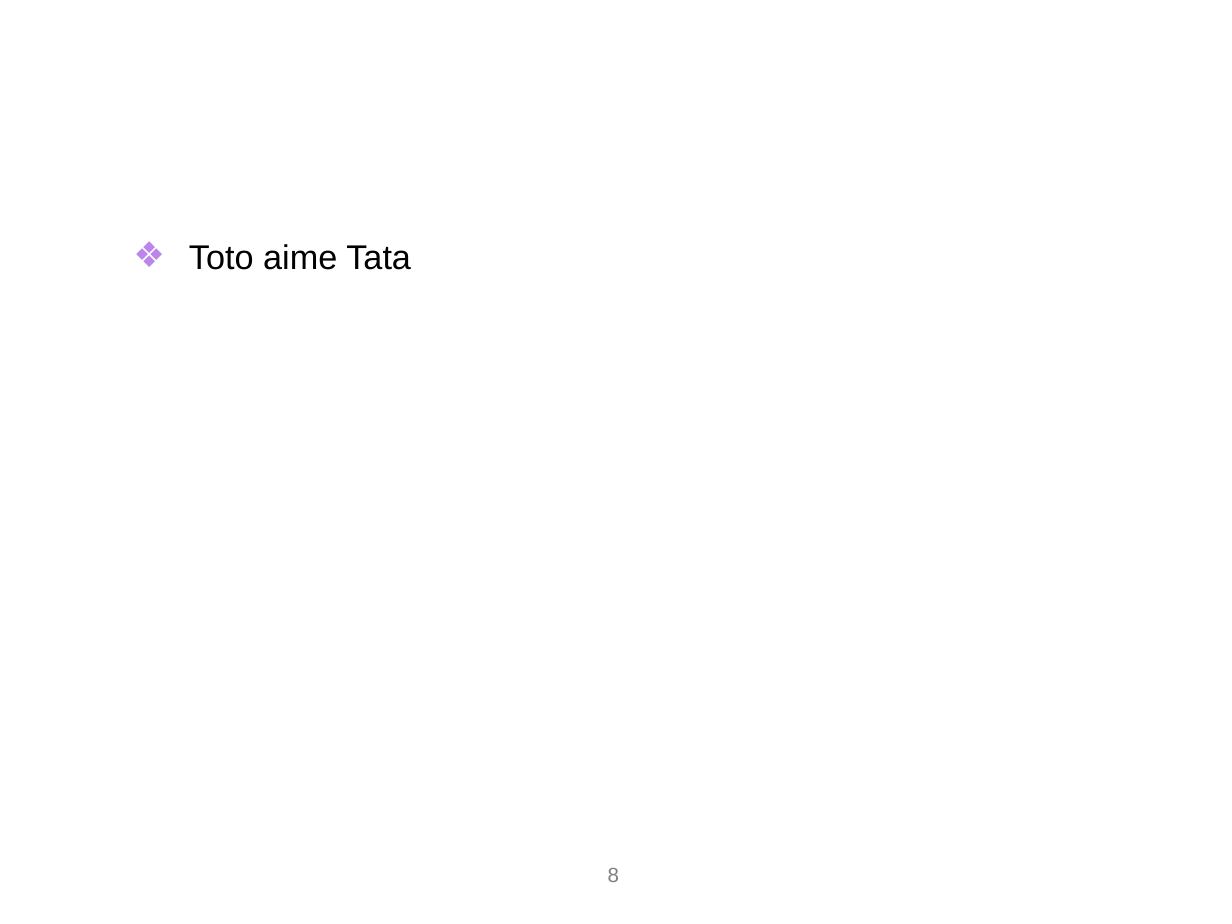
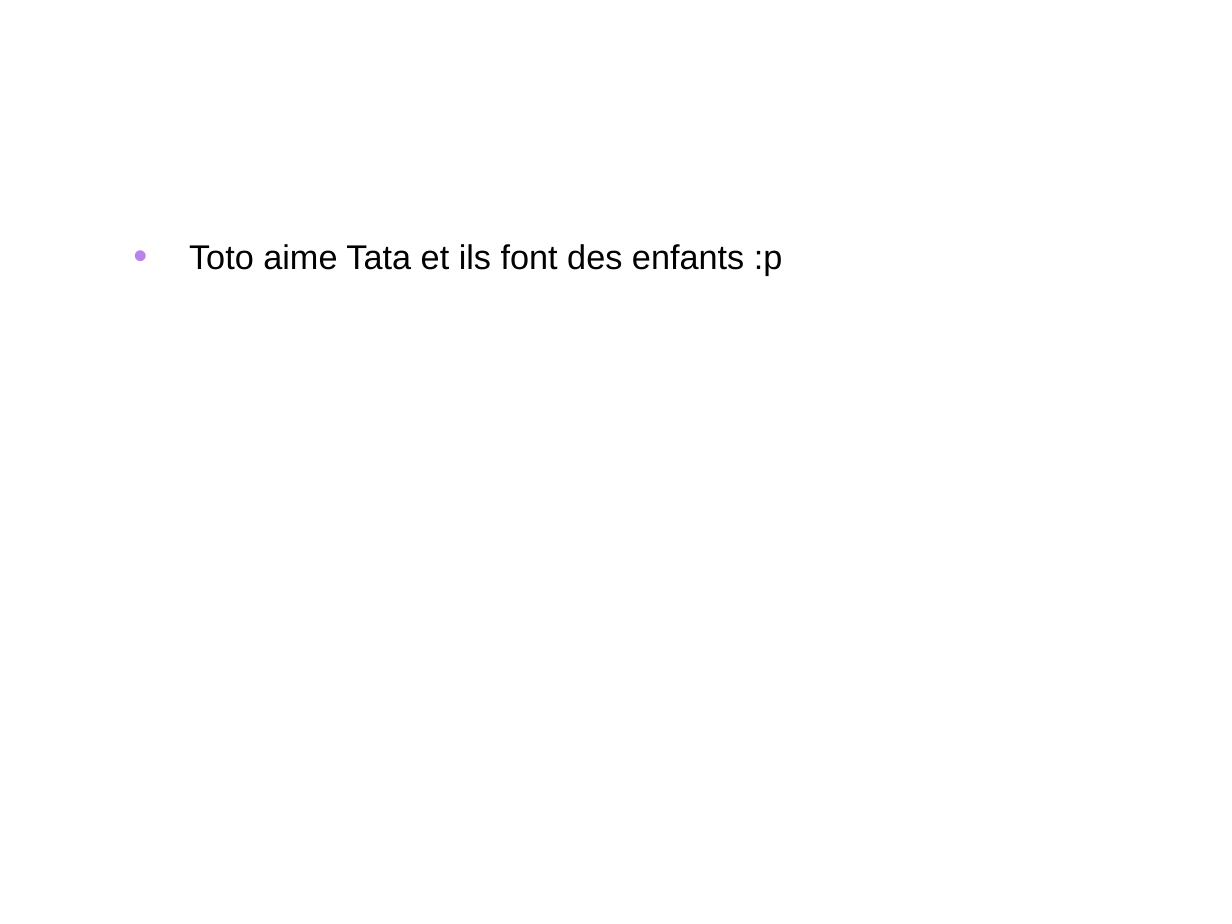
Before and after one commit to valentindoulcier/rba-innophyt, a slide deck: slide 15 of Documents/Soutenance/Présentation.pptx (slide 9 before the commit). Drawn at 1232x924 pixels with LibreOffice and Linux fonts; fonts in the diff are those of the drawing; background and template pictures are left out. Boxes give left, top, right and bottom in pixels: in the first picture for what was removed or moved away, otherwise in the second. Text is boxed around its words. In the diff, an @@ line names an element or a change of style, - is before the commit and + after.

```diff
--- a/Documents/Soutenance/Présentation.pptx
+++ b/Documents/Soutenance/Présentation.pptx
@@ text at bbox=[189, 244, 783, 276]: text changed @@
-❖ Toto aime Tata
+• Toto aime Tata et ils font des enfants :p
@@ page number removed at bbox=[608, 868, 619, 882] @@
-8
```
Also in this commit, not shown: 1 other slide changed, 13 slides added, 7 slides removed.
